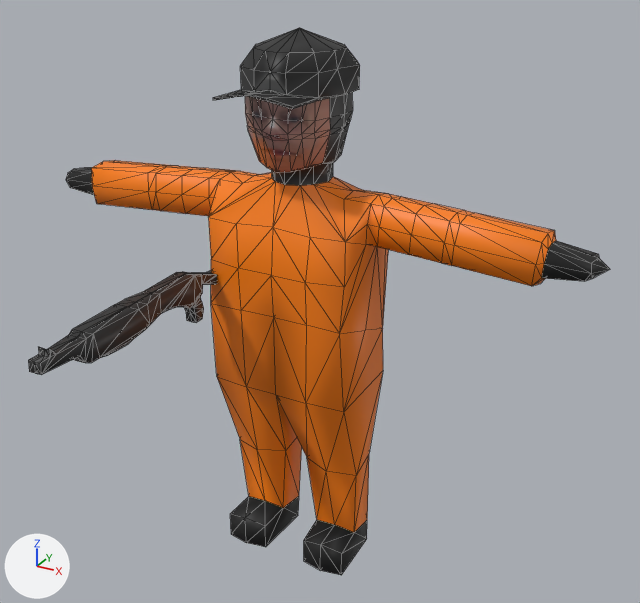
A saved change to the glTF model 3D/player.glb.
Before and after are seen from a 50 mm lens placed at (2.0, -3.46, 3.14), pointed at (0.18, -0.16, 1.49). Every picture has the same lights, and +X, +Y and +Z are marked at lower left. Mesh edges are drawn as thin lines. Where no turn or scale is listed for an object, it has been applied to the vertices.

Objects in the first picture: 'Hat.002', 'player_rigged', 'spas121.001'.
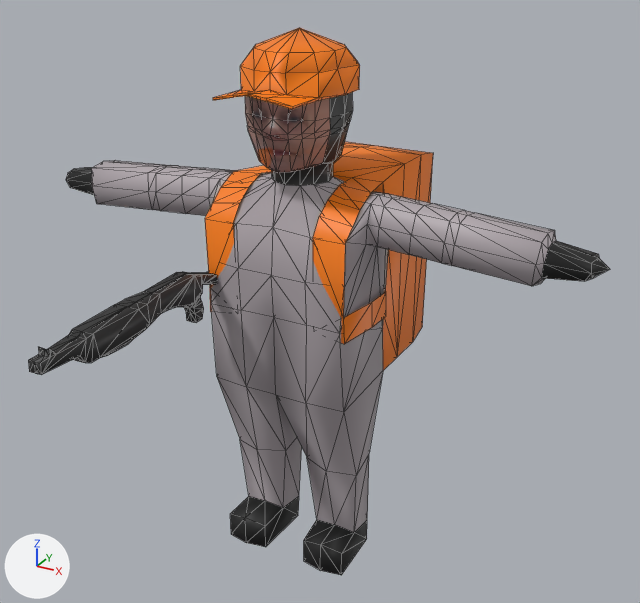
Edits to the bpy script that builds the scene:
```text
Change mat_clothes_mom_001:
    mat_clothes_mom_001.base_color: (1.0, 0.216, 0.0) -> (0.44, 0.392, 0.418)  # orange #ff8000 -> grey #b1a8ad
Add mat_hat:
    mat_hat = principled_material('Hat')
    mat_hat.base_color = (1.0, 0.216, 0.0)  # orange #ff8000
Change me_cube_018:
    where me_cube_018.from_pydata(...)  # 61 vertices, 112 faces; spans x -0.26..0.256, y -0.089..0.597, z 2.42..2.685
    remove me_cube_018.materials.append(mat_details_003)  # black #202020
    add me_cube_018.materials.append(mat_hat)  # orange #ff8000
Add me_cube_019:
    me_cube_019.from_pydata(...)  # 60 vertices, 90 faces; spans x -0.4..0.4, y -0.468..0.625, z -0.521..0.526
    me_cube_019.materials.append(mat_hat)  # orange #ff8000
Add ob_backpack:
    ob_backpack = bpy.data.objects.new('Backpack', me_cube_019)
    ob_backpack.location = (0.0, 0.201, 1.504)
```

Pixel boxes [x1, y1, x2, y2] of what changed, in the pictures (640 x 603 px):
'player_rigged', recoloured (orange to grey)
    both: [88, 92, 559, 536]
'Backpack', added (orange)
    after: [205, 142, 433, 370]
'Hat.002', recoloured (black to orange)
    both: [213, 28, 360, 109]
